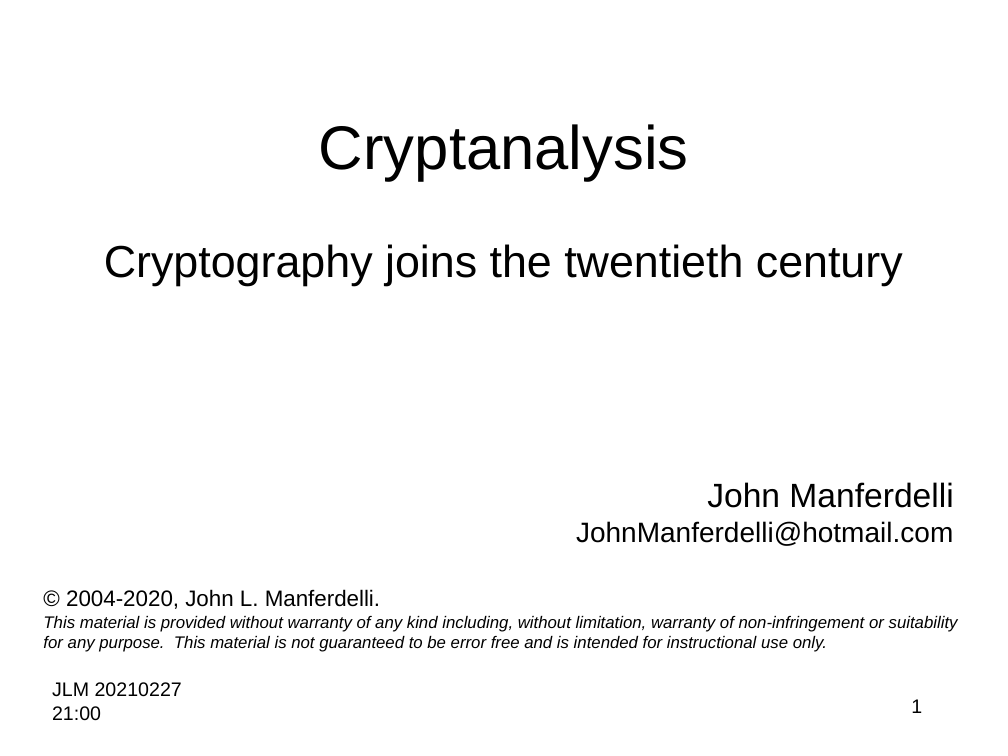
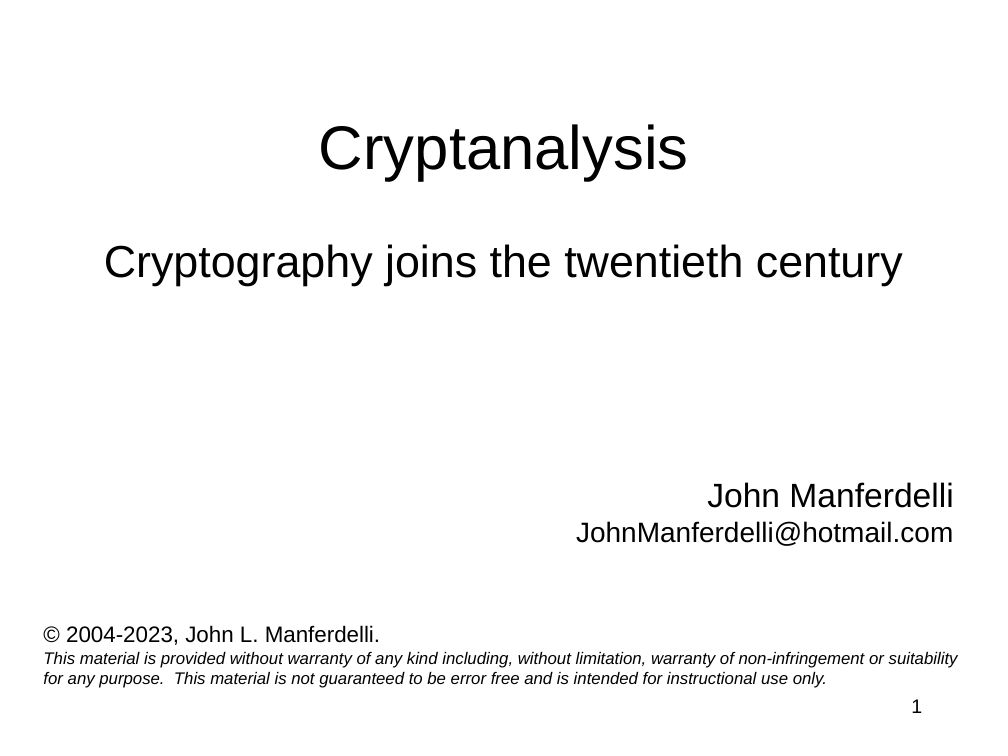
Before and after one commit to jlmucb/class_notes, a slide deck: slide 1 of BerkeleyClass/CS290Spring2013/Lectures/Cryptoclass2.pptx. Drawn at 1008x756 pixels with LibreOffice and Linux fonts; fonts in the diff are those of the drawing. Boxes give left, top, right and bottom in pixels: in the first picture for what was removed or moved away, otherwise in the second. Text is boxed around its words. In the diff, an @@ line names an element or a change of style, - is before the commit and + after.

```diff
--- a/BerkeleyClass/CS290Spring2013/Lectures/Cryptoclass2.pptx
+++ b/BerkeleyClass/CS290Spring2013/Lectures/Cryptoclass2.pptx
@@ text "© 2004-2023, John L. Manferdelli.": place and size @@
-text "© 2004-2023, John L. Manferdelli." at <box>43,589,958,652</box>
+text "© 2004-2023, John L. Manferdelli." at <box>43,625,958,688</box>
@@ text at <box>66,625,380,645</box>: text changed @@
-© 2004-2020, John L. Manferdelli.
+© 2004-2023, John L. Manferdelli.
@@ text removed at <box>52,682,182,721</box> @@
-JLM 20210227 21:00
```
Also in this commit, not shown: 52 other slides changed, 19 other files.
